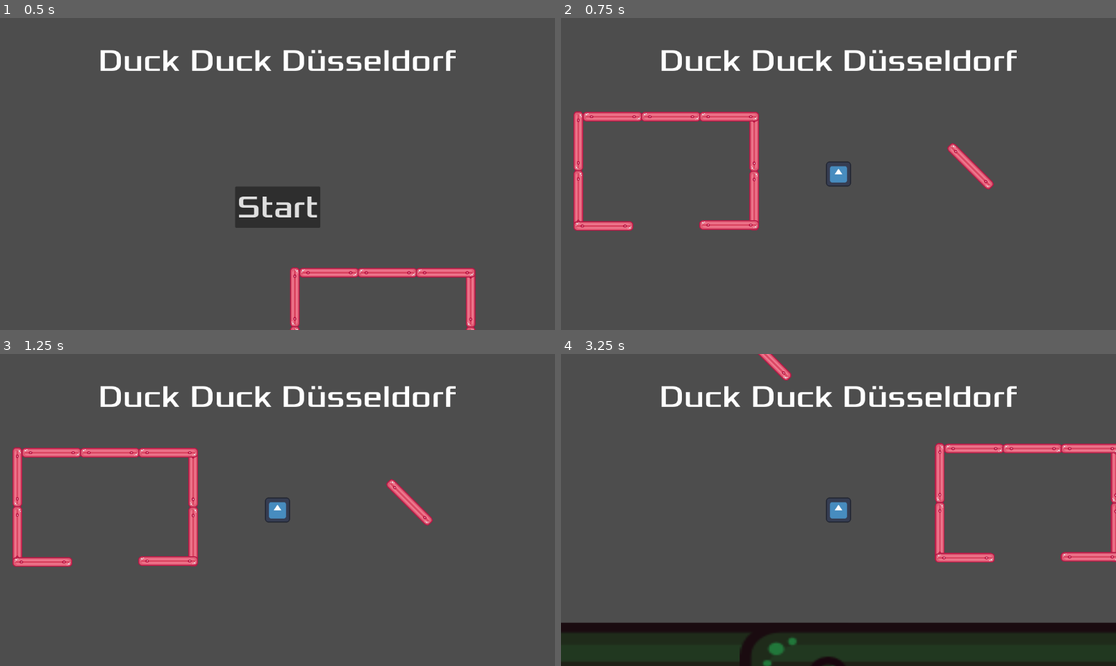
Above: before the commit, frames 1-4 (two rows, left to right).
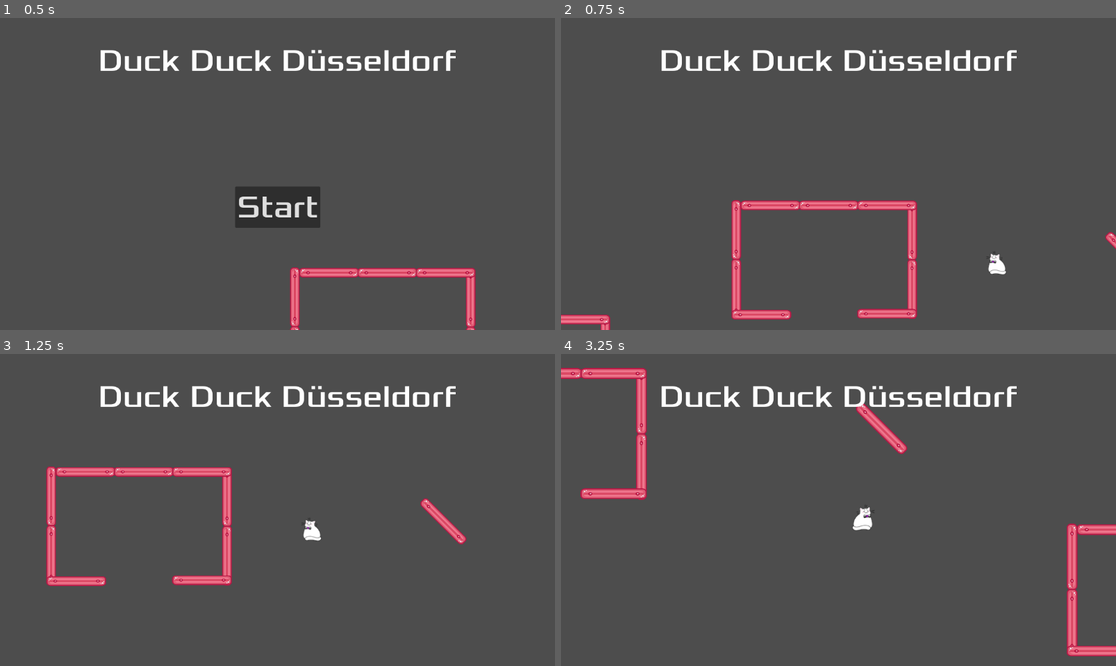
Above: after the commit, the same moments.

Repository: P0127/HSDuckies-Videogame-Group-project-at-HSD
Game: Godot game, scene res://main.tscn
Same seed, same stepped clock (60 frames per second), same inputs: the game is played once before the commit and once after it. The engine's default icon, where the game draws it, is replaced by a stand-in: a white triangle on a blue panel in a dark square.
Inputs (mouse positions are in pixels of both pictures, inside the frame that each line leads up to):
- Up to frame 1 (0.5 s): no input
- Up to frame 2 (0.75 s): click "Start" at 0.5 s
- Up to frame 3 (1.25 s): no input
- Up to frame 4 (3.25 s): move the mouse to (960, 494) at 1.27 s; hold D (move_right) 1.28-2.03 s; tap Mouse wheel up (zoom_in, bound only after the commit) at 1.35, 2.3, 2.85 s; tap Mouse wheel down (zoom_out, bound only after the commit) at 1.55, 2.1, 3.05 s; move the mouse to (727, 525) at 2.02 s; hold S (move_down) 2.03-2.78 s; move the mouse to (894, 441) at 2.77 s; hold D (move_right) from 2.78 s (still down)

Frame 1 is identical in both runs. In frame 2, 6.7% of the frame differs, in the area x 0-100%, y 29-100%; in frame 3, 6.6%; in frame 4, 20%, in the area x 0-100%, y 0-100%.

Commit message:
Basic Player Structure
Added Camera Zoom Script, Basic first Player Test Sprite

Removed unecessary code

Diff:
--- /dev/null
+++ b/camera_2d.gd
@@ -0,0 +1,34 @@
+extends Camera2D
+
+#Constants dictate the final position of the Zoom-Stage
+const ZOOM_DEFAULT : Vector2 = Vector2(1.0 ,1.0)
+const ZOOM_MIN : Vector2 = Vector2(0.8, 0.8)
+const ZOOM_MAX : Vector2 = Vector2(1.2, 1.2)
+
+#How long the tweening plays for
+const TWEEN_DURATION : float = 0.3
+
+#Switches between the 3 Stages
+var next_zoom = ZOOM_DEFAULT
+
+#Tween: Animation between Actions, makes Camera movement smooth
+var tween : Tween = null
+
+func _process(_delta) -> void:
+	#ZOOM IN: Checks if default position comes first, else zooms fully in
+	if Input.is_action_just_released('zoom_in'):
+		if get_zoom() < ZOOM_DEFAULT:
+			next_zoom = ZOOM_DEFAULT
+		elif get_zoom() < ZOOM_MAX:
+			next_zoom = ZOOM_MAX
+		tween = create_tween()
+		tween.tween_property(self, "zoom", next_zoom, TWEEN_DURATION).set_trans(Tween.TRANS_SINE)
+
+	#ZOOM OUT: Checks if default position comes first, else zooms fully out
+	elif Input.is_action_just_released('zoom_out'):
+		if get_zoom() > ZOOM_DEFAULT:
+			next_zoom = ZOOM_DEFAULT
+		elif get_zoom() > ZOOM_MIN:
+			next_zoom = ZOOM_MIN
+		tween = create_tween()
+		tween.tween_property(self, "zoom", next_zoom, TWEEN_DURATION).set_trans(Tween.TRANS_SINE)
--- a/player.gd
+++ b/player.gd
@@ -13,7 +13,25 @@
 
 # Called every frame. 'delta' is the elapsed time since the previous frame.
 func _physics_process(delta):
-	var velocity = Vector2.ZERO # The player's movement vector.
+
+	# The player's movement vector.
+	var velocity = Vector2.ZERO
+	#check for collisions
+	var collision_info = move_and_collide(velocity * delta)
+
+	#not needed, as collision is handled by Godot
+	#Useful maybe if we want events triggered via collision
+	#if collision_info:
+		#if Input.is_action_pressed("move_right"):
+			#velocity.x += 0
+		#if Input.is_action_pressed("move_left"):
+			#velocity.x += 0
+		#if Input.is_action_pressed("move_down"):
+			#velocity.y += 0
+		#if Input.is_action_pressed("move_up"):
+			#velocity.y += 0
+	#else: position += velocity * delta
+
 	if Input.is_action_pressed("move_right"):
 		velocity.x += 1
 	if Input.is_action_pressed("move_left"):
@@ -27,18 +45,21 @@
 		velocity = velocity.normalized() * speed
 		#normalized so that player is not faster moving diagonally
 
-	#check for collisions
-	var collision_info = move_and_collide(velocity * delta)
-	if collision_info:
-		pass #could add sth if player walks into wall prob not needed unless we want to add a spiky wall or so?
-	else:
-		position += velocity * delta #if no collision player is allowed to move
+	#Which Animation plays, should be added on to
+	#Flips Animation if walking to the side
+	if velocity.x != 0:
+		$AnimatedPlayerSprite.animation = "walk"
+		# uprightposture
+		$AnimatedPlayerSprite.flip_v = false
+		$AnimatedPlayerSprite.flip_h = velocity.x > 0
 
-	#position = position.clamp(Vector2.ZERO, screen_size)#clamp makes sure player cant leave screen
-	#^not needed anymore since we have a camera that moves with the player
+	#Player can move
+	position += velocity * delta
 
 #function for start of game to move player to start position and show player
 func start(pos):
 	position = pos
 	show()
-	$CollisionShape2D.disabled = false
+	#starts the animation
+	$AnimatedPlayerSprite.play()
+	$PlayerCollisionShape.disabled = false
--- a/player.tscn
+++ b/player.tscn
@@ -1,22 +1,43 @@
-[gd_scene load_steps=4 format=3 uid="uid://c135wng7wv7tp"]
+[gd_scene load_steps=7 format=3 uid="uid://c135wng7wv7tp"]
 
-[ext_resource type="Texture2D" uid="uid://bdjm1xpug2bj8" path="res://icon.svg" id="1_4flbx"]
 [ext_resource type="Script" uid="uid://b6ykbxg8byxue" path="res://player.gd" id="1_onrkg"]
+[ext_resource type="Script" uid="uid://cqxxf6tj5g1qs" path="res://camera_2d.gd" id="2_hqtel"]
+[ext_resource type="Texture2D" uid="uid://be8221cs2yg8y" path="res://assets/MeisterFluffbutt_sprite.png" id="2_i3pqv"]
+[ext_resource type="Texture2D" uid="uid://dtxoui6jvjroq" path="res://assets/MeisterFluffbutt_sprite_2.png" id="3_hqtel"]
 
-[sub_resource type="CircleShape2D" id="CircleShape2D_onrkg"]
-radius = 52.0384
+[sub_resource type="CircleShape2D" id="CircleShape2D_i3pqv"]
+radius = 50.1199
+
+[sub_resource type="SpriteFrames" id="SpriteFrames_sweqy"]
+animations = [{
+"frames": [{
+"duration": 10.0,
+"texture": ExtResource("2_i3pqv")
+}, {
+"duration": 1.0,
+"texture": ExtResource("3_hqtel")
+}],
+"loop": true,
+"name": &"walk",
+"speed": 5.0
+}]
 
 [node name="Player" type="CharacterBody2D"]
 collision_priority = 2.0
 script = ExtResource("1_onrkg")
 metadata/_edit_group_ = true
 
-[node name="Sprite2D" type="Sprite2D" parent="."]
-scale = Vector2(0.4, 0.4)
-texture = ExtResource("1_4flbx")
+[node name="PlayerCollisionShape" type="CollisionShape2D" parent="."]
+position = Vector2(0, 4)
+scale = Vector2(0.5, 0.5)
+shape = SubResource("CircleShape2D_i3pqv")
 
-[node name="CollisionShape2D" type="CollisionShape2D" parent="."]
-scale = Vector2(0.5, 0.5)
-shape = SubResource("CircleShape2D_onrkg")
+[node name="PlayerCamera" type="Camera2D" parent="."]
+position_smoothing_enabled = true
+position_smoothing_speed = 3.0
+script = ExtResource("2_hqtel")
 
-[node name="Camera2D" type="Camera2D" parent="."]
+[node name="AnimatedPlayerSprite" type="AnimatedSprite2D" parent="."]
+sprite_frames = SubResource("SpriteFrames_sweqy")
+animation = &"walk"
+frame_progress = 0.665032
--- a/project.godot
+++ b/project.godot
@@ -41,3 +41,13 @@
 , Object(InputEventKey,"resource_local_to_scene":false,"resource_name":"","device":-1,"window_id":0,"alt_pressed":false …(186 unchanged characters)…
 ]
 }
+zoom_out={
+"deadzone": 0.2,
+"events": [Object(InputEventMouseButton,"resource_local_to_scene":false,"resource_name":"","device":-1,"window_id":0,"alt_pressed":false,"shift_pressed":false,"ctrl_pressed":false,"meta_pressed":false,"button_mask":0,"position":Vector2(0, 0),"global_position":Vector2(0, 0),"factor":1.0,"button_index":5,"canceled":false,"pressed":false,"double_click":false,"script":null)
+]
+}
+zoom_in={
+"deadzone": 0.2,
+"events": [Object(InputEventMouseButton,"resource_local_to_scene":false,"resource_name":"","device":-1,"window_id":0,"alt_pressed":false,"shift_pressed":false,"ctrl_pressed":false,"meta_pressed":false,"button_mask":8,"position":Vector2(91, 14),"global_position":Vector2(100, 62),"factor":1.0,"button_index":4,"canceled":false,"pressed":true,"double_click":false,"script":null)
+]
+}
Binary file added: assets/MeisterFluffbutt_sprite.png
Not shown, added: assets/MeisterFluffbutt_sprite.png.import
Binary file added: assets/MeisterFluffbutt_sprite_2.png
Not shown, added: assets/MeisterFluffbutt_sprite_2.png.import
Not shown, added: camera_2d.gd.uid
